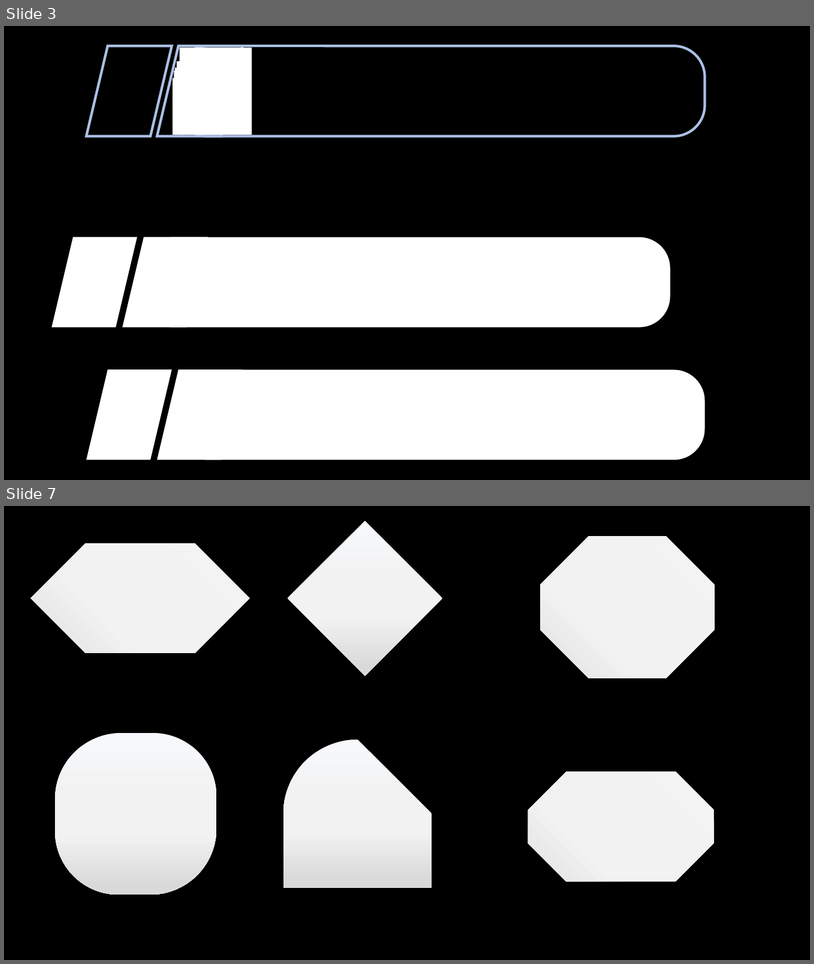
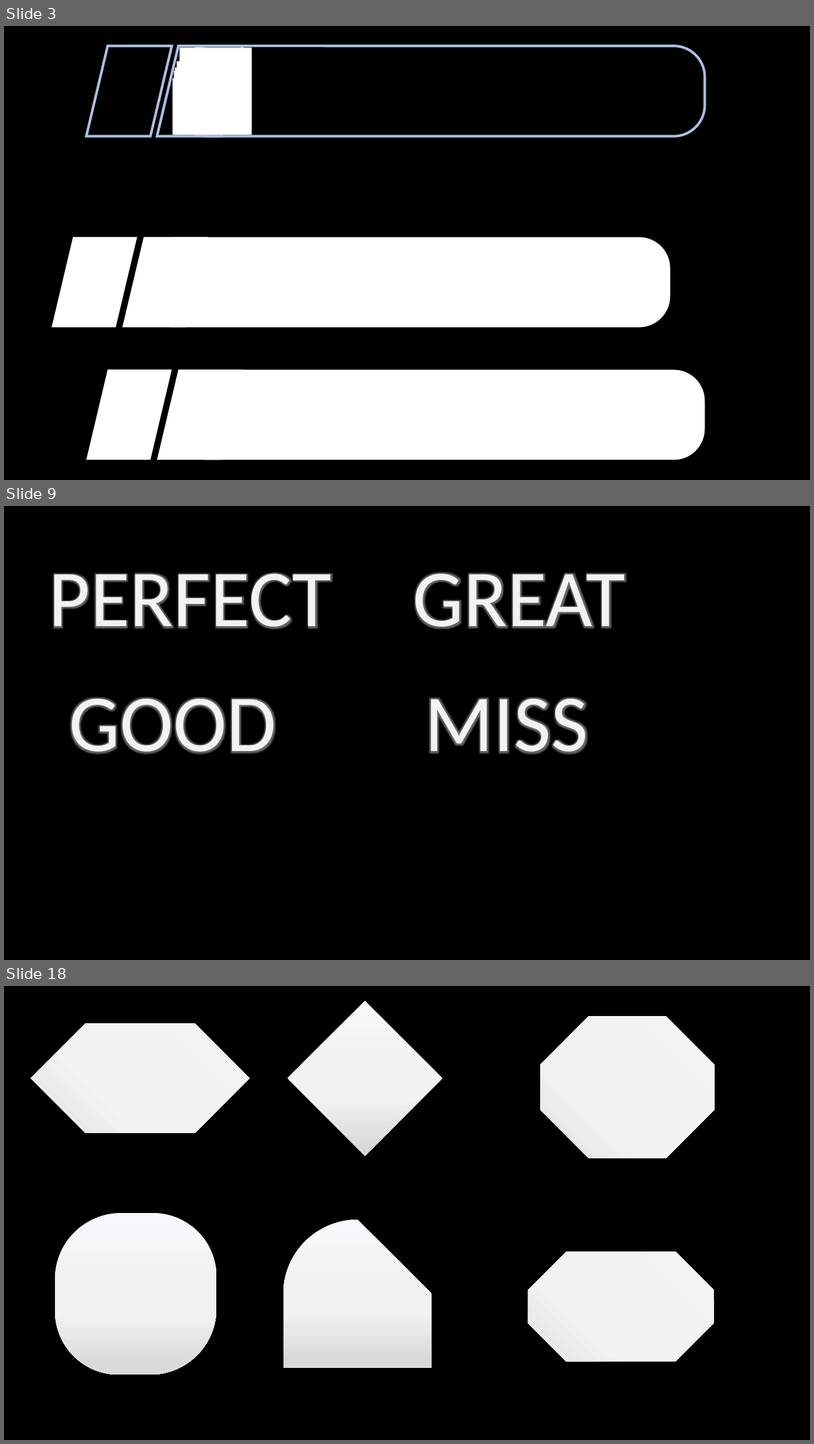
Before and after one commit to YuukiReiya/RhythmGame, a slide deck: resource.pptx. Shown one above the other, each under a label of ours: slides 3 and 7 before the commit, slides 3, 9 and 18 after it; the slides between them are not shown. The pictures are 814x964 and 814x1444 pixels, drawn with LibreOffice and Linux fonts; fonts in the diff are those of the drawing. Boxes give left, top, right and bottom in pixels: in the first picture for what was removed or moved away, otherwise in the second. Text is boxed around its words. In the diff, an @@ line names an element or a change of style, - is before the commit and + after.

```diff
--- a/resource.pptx
+++ b/resource.pptx
@@ slide 9 added at bbox=[4, 506, 810, 960], background #000000 @@
@@ text added at bbox=[49, 572, 332, 629], 96 pt, text gradient #F6F8FC to #F2F2F2 to #D9D9D9 @@
+PERFECT
@@ text added at bbox=[413, 572, 626, 629], 96 pt, text gradient #F6F8FC to #F2F2F2 to #D9D9D9 @@
+GREAT
@@ text added at bbox=[69, 697, 276, 754], 96 pt, text gradient #F6F8FC to #F2F2F2 to #D9D9D9 @@
+GOOD
@@ text added at bbox=[425, 697, 588, 754], 96 pt, text gradient #F6F8FC to #F2F2F2 to #D9D9D9 @@
+MISS
@@ what was slide 7 is now slide 18 @@
```
Also in this commit, not shown: 4 slides changed, 10 other slides added.
